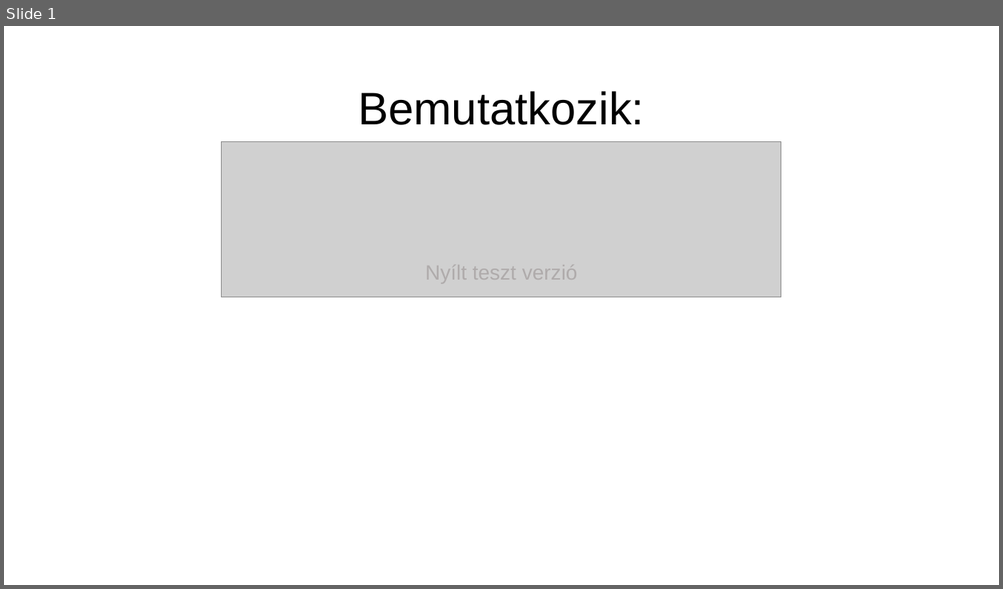
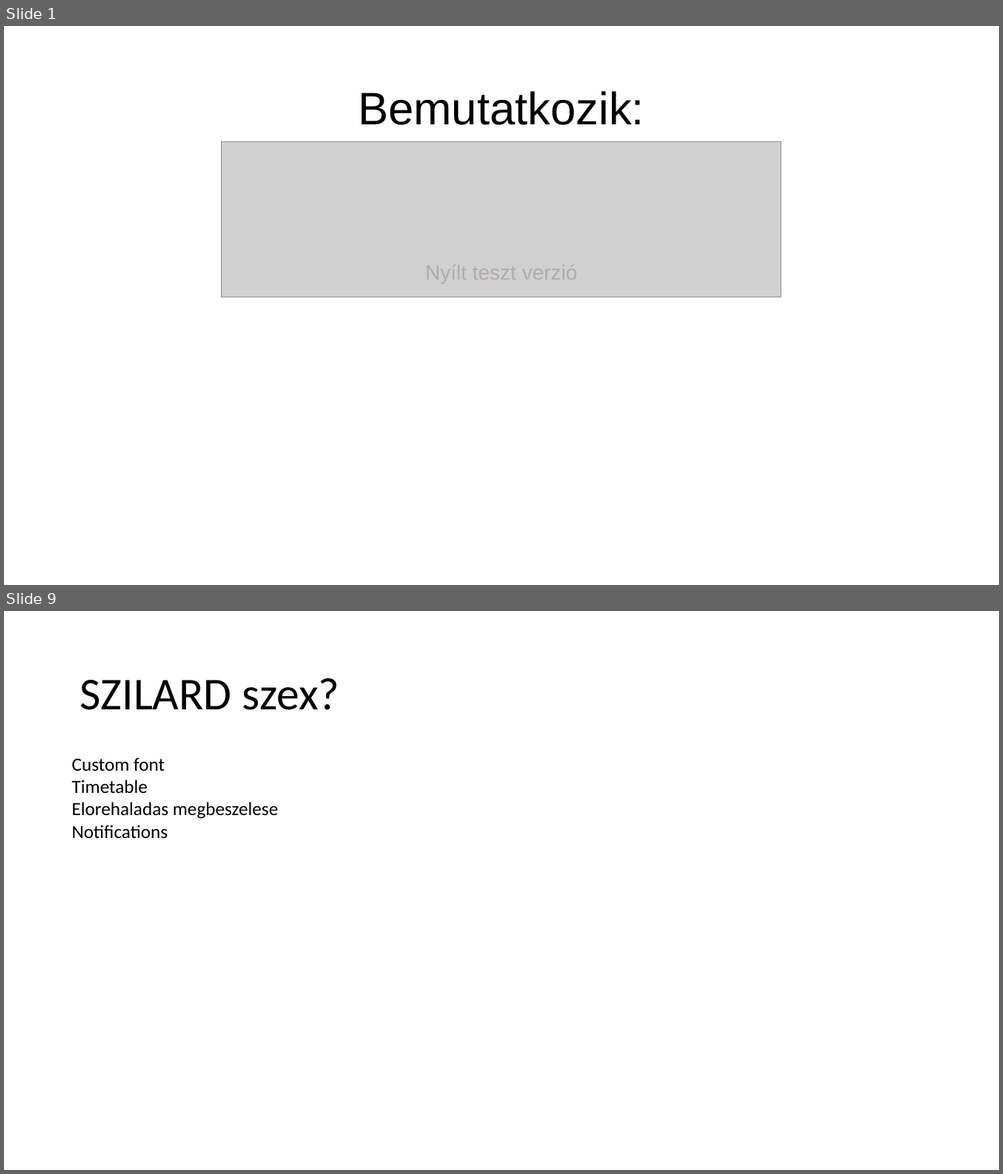
Before and after one commit to net0218game/ClassMate-HYPE, a slide deck: Images/banner/banner.pptx. Shown one above the other, each under a label of ours: slide 1 before the commit, slides 1 and 9 after it; the slides between them are not shown. The pictures are 1003x589 and 1003x1174 pixels, drawn with LibreOffice and Linux fonts; fonts in the diff are those of the drawing; grey boxes stand for pictures. Boxes give left, top, right and bottom in pixels: in the first picture for what was removed or moved away, otherwise in the second. Text is boxed around its words. In the diff, an @@ line names an element or a change of style, - is before the commit and + after.

```diff
--- a/Images/banner/banner.pptx
+++ b/Images/banner/banner.pptx
@@ slide 9 added at (4,611,999,1170), background #FFFFFF @@
@@ title added at (79,678,339,710), 44 pt, text #000000 @@
+SZILARD szex?
@@ text added at (72,758,278,838), 18 pt, text #000000 @@
+Custom font
+Timetable
+Elorehaladas megbeszelese
+Notifications
```
Also in this commit, not shown: 7 other slides added, 2 other files.
